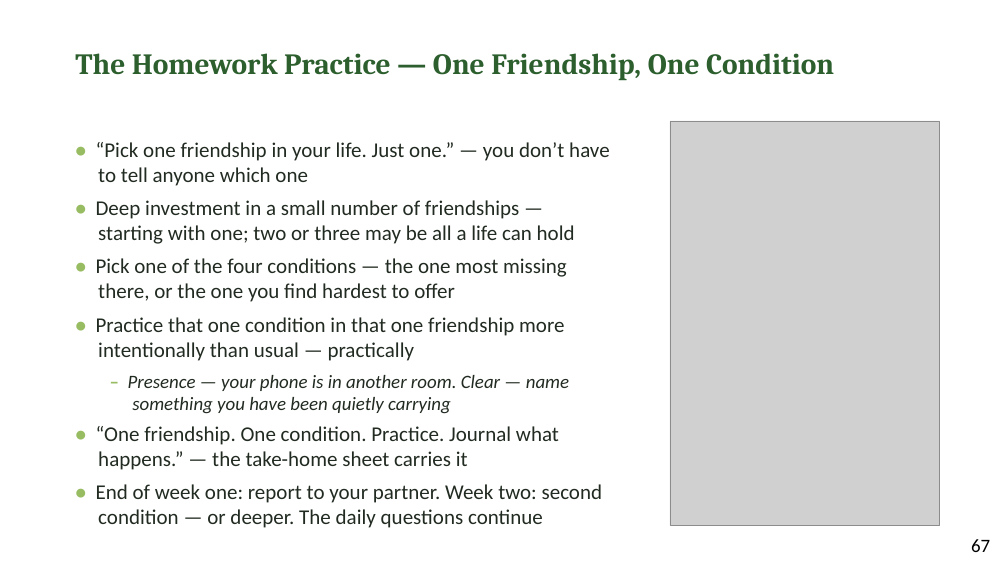
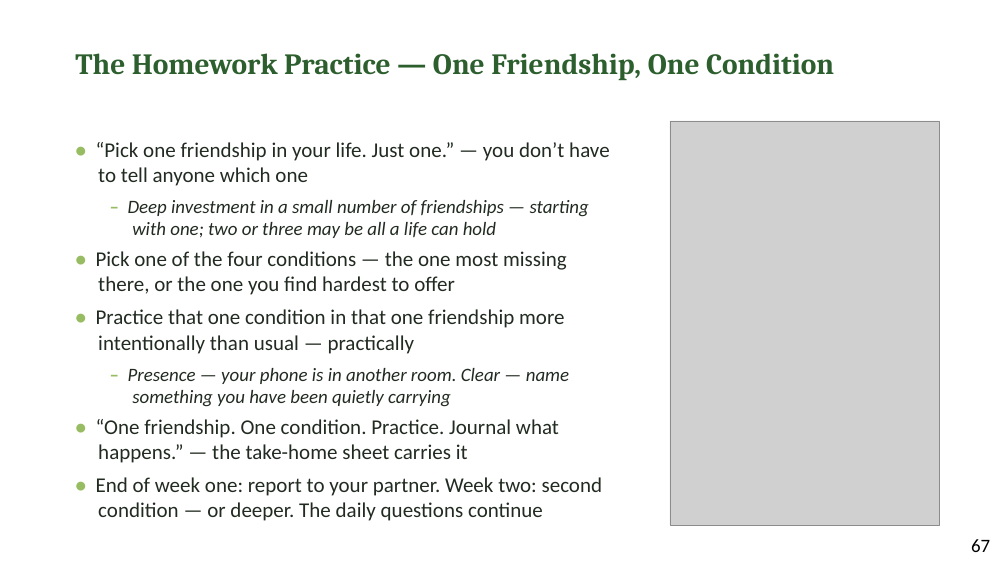
Before and after one commit to jgtittle-ministries/fellowship-of-the-heart-pilot-at-cca-dev, a slide deck: slide 12 of _implementation-notes/evening-series/FotH Evening Session 5 Slides DRAFT v1.pptx. Drawn at 1008x567 pixels with LibreOffice and Linux fonts; fonts in the diff are those of the drawing; grey boxes stand for pictures. Boxes give left, top, right and bottom in pixels: in the first picture for what was removed or moved away, otherwise in the second. Text is boxed around its words. In the diff, an @@ line names an element or a change of style, - is before the commit and + after.

```diff
--- a/_implementation-notes/evening-series/FotH Evening Session 5 Slides DRAFT v1.pptx
+++ b/_implementation-notes/evening-series/FotH Evening Session 5 Slides DRAFT v1.pptx
@@ text at [128, 200, 589, 238]: text changed; size 20 to 18 pt; italic on @@
-• Deep investment in a small number of friendships — starting with one; two or three may be all a life can hold
+– Deep investment in a small number of friendships — starting with one; two or three may be all a life can hold
```
Also in this commit, not shown: 5 other slides changed, 2 other files.
